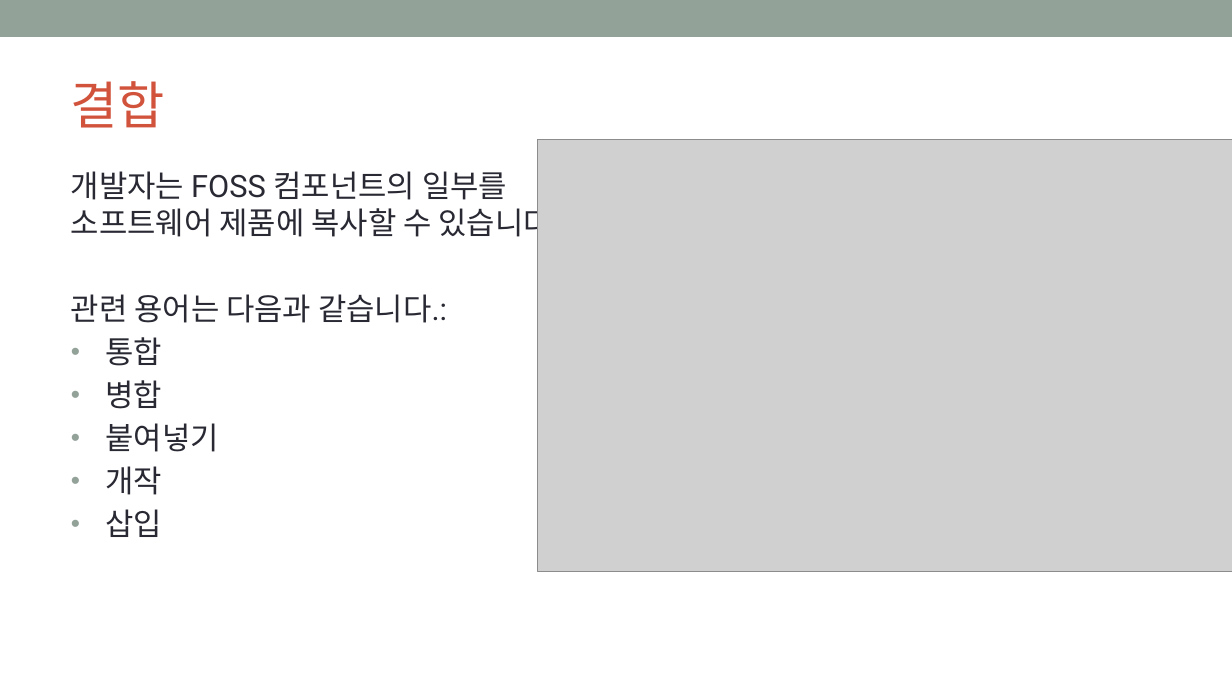
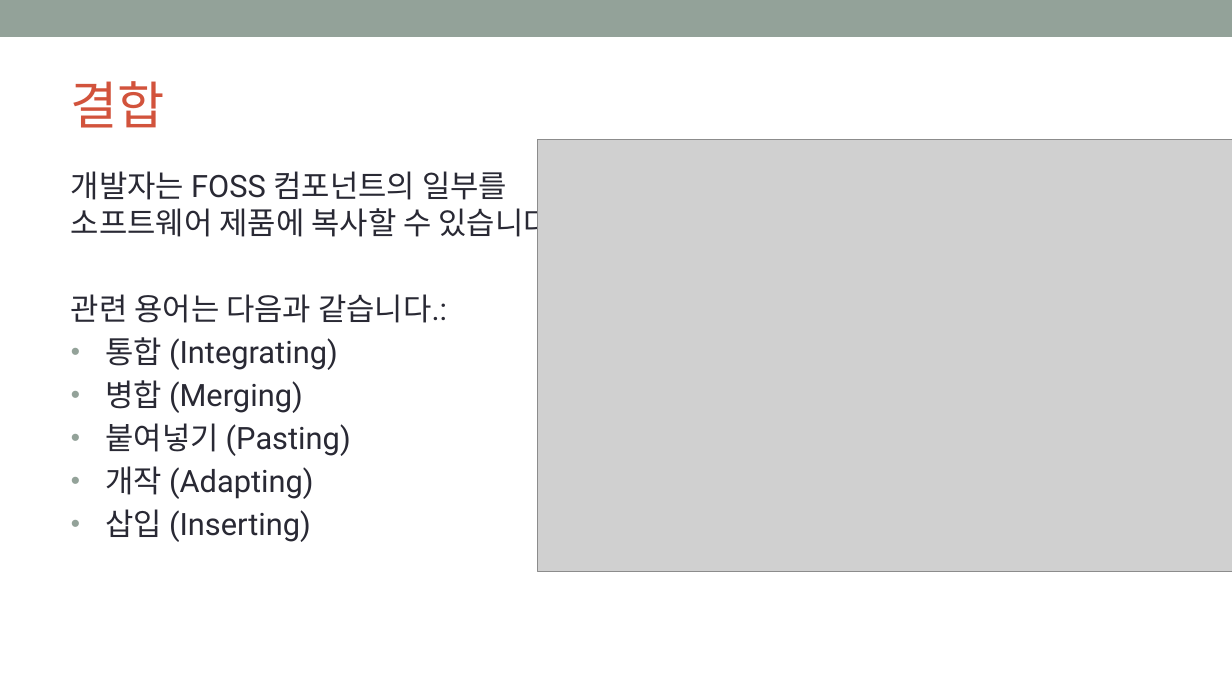
Before and after one commit to OpenChain-KWG/Curriculum-Translation-KR, a slide deck: slide 35 of target/slides/openchain-curriculum-for-1-1.pptx. Drawn at 1232x693 pixels with LibreOffice and Linux fonts; fonts in the diff are those of the drawing; grey boxes stand for pictures; background and template pictures are left out. Boxes give left, top, right and bottom in pixels: in the first picture for what was removed or moved away, otherwise in the second. Text is boxed around its words. In the diff, an @@ line names an element or a change of style, - is before the commit and + after.

```diff
--- a/target/slides/openchain-curriculum-for-1-1.pptx
+++ b/target/slides/openchain-curriculum-for-1-1.pptx
@@ text at (105,337,351,542): text changed @@
-• 통합
-• 병합
-• 붙여넣기
-• 개작
-• 삽입
+• 통합 (Integrating)
+• 병합 (Merging)
+• 붙여넣기 (Pasting)
+• 개작 (Adapting)
+• 삽입 (Inserting)
```
Also in this commit, not shown: 10 other slides changed, 8 other files.
